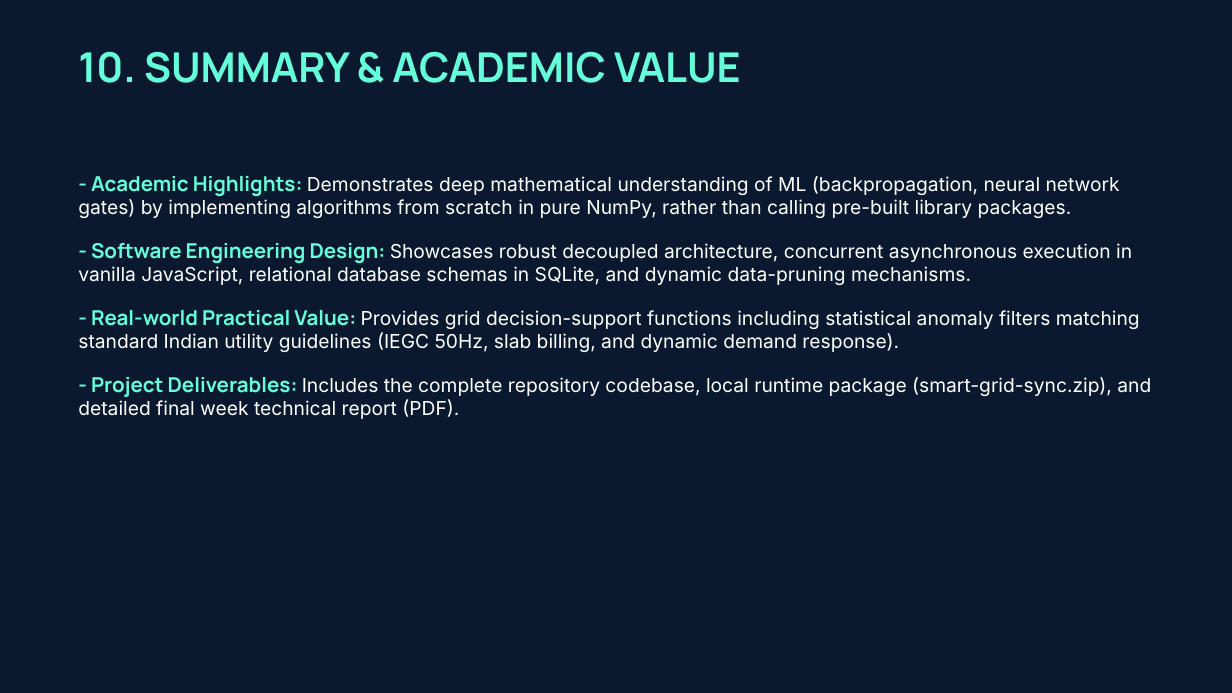
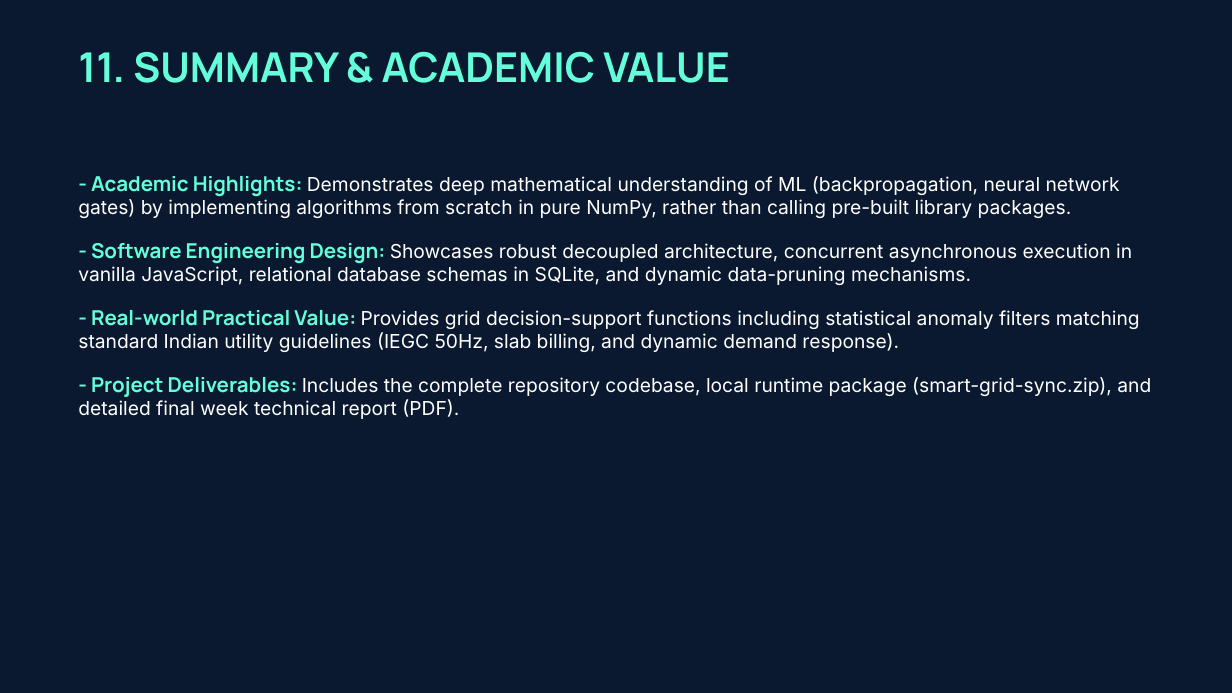
Before and after one commit to shikhasrivastava0574-afk/Smart-Grid-Sync, a slide deck: slide 12 of smart_grid_sync_final_presentation.pptx (slide 11 before the commit). Drawn at 1232x693 pixels with LibreOffice and Linux fonts; fonts in the diff are those of the drawing. Boxes give left, top, right and bottom in pixels: in the first picture for what was removed or moved away, otherwise in the second. Text is boxed around its words. In the diff, an @@ line names an element or a change of style, - is before the commit and + after.

```diff
--- a/smart_grid_sync_final_presentation.pptx
+++ b/smart_grid_sync_final_presentation.pptx
@@ text at (x1=78, y1=52, x2=729, y2=83): text changed @@
-10. SUMMARY & ACADEMIC VALUE
+11. SUMMARY & ACADEMIC VALUE
```
Also in this commit, not shown: 3 other slides changed, 1 slide added, 1 other file.
